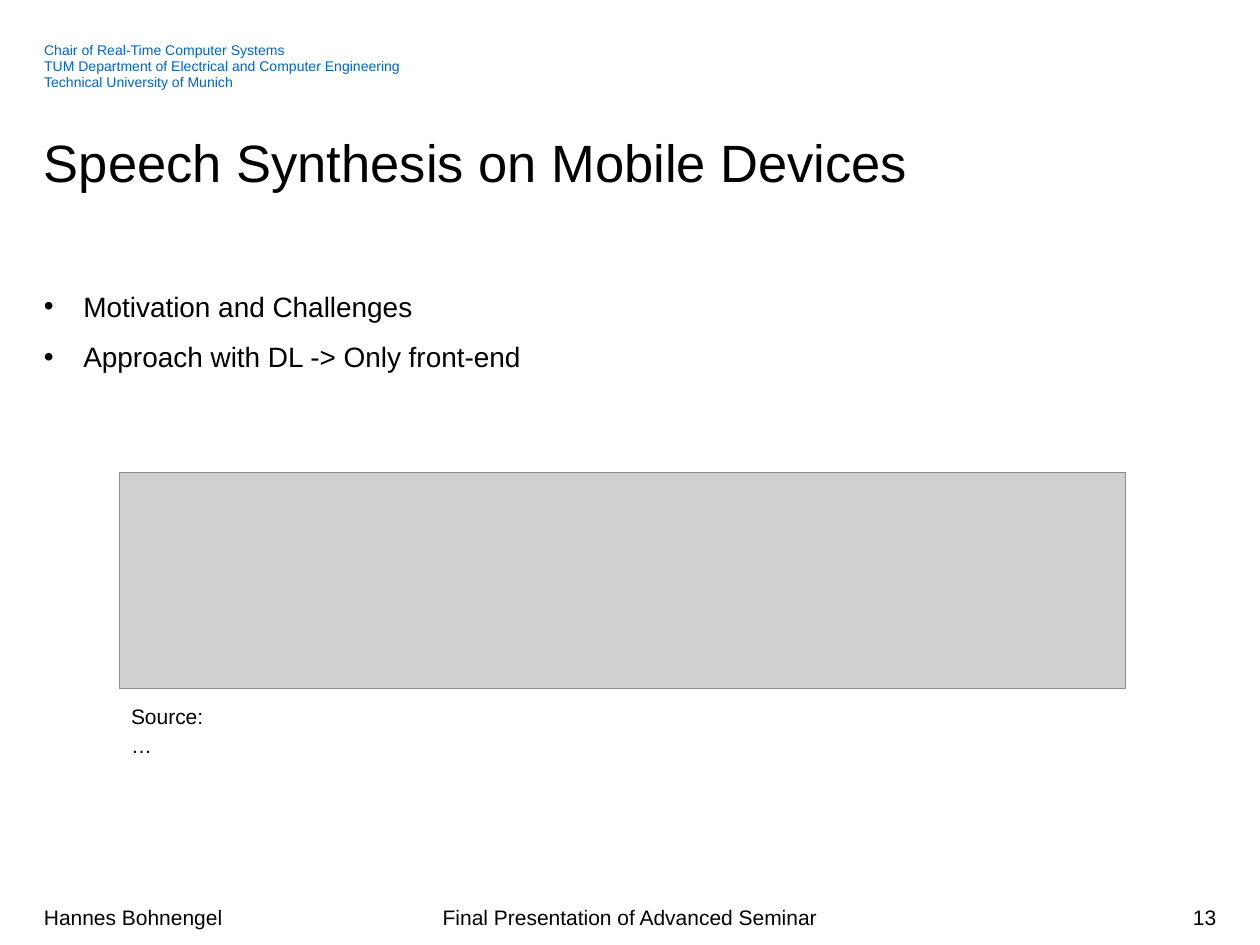
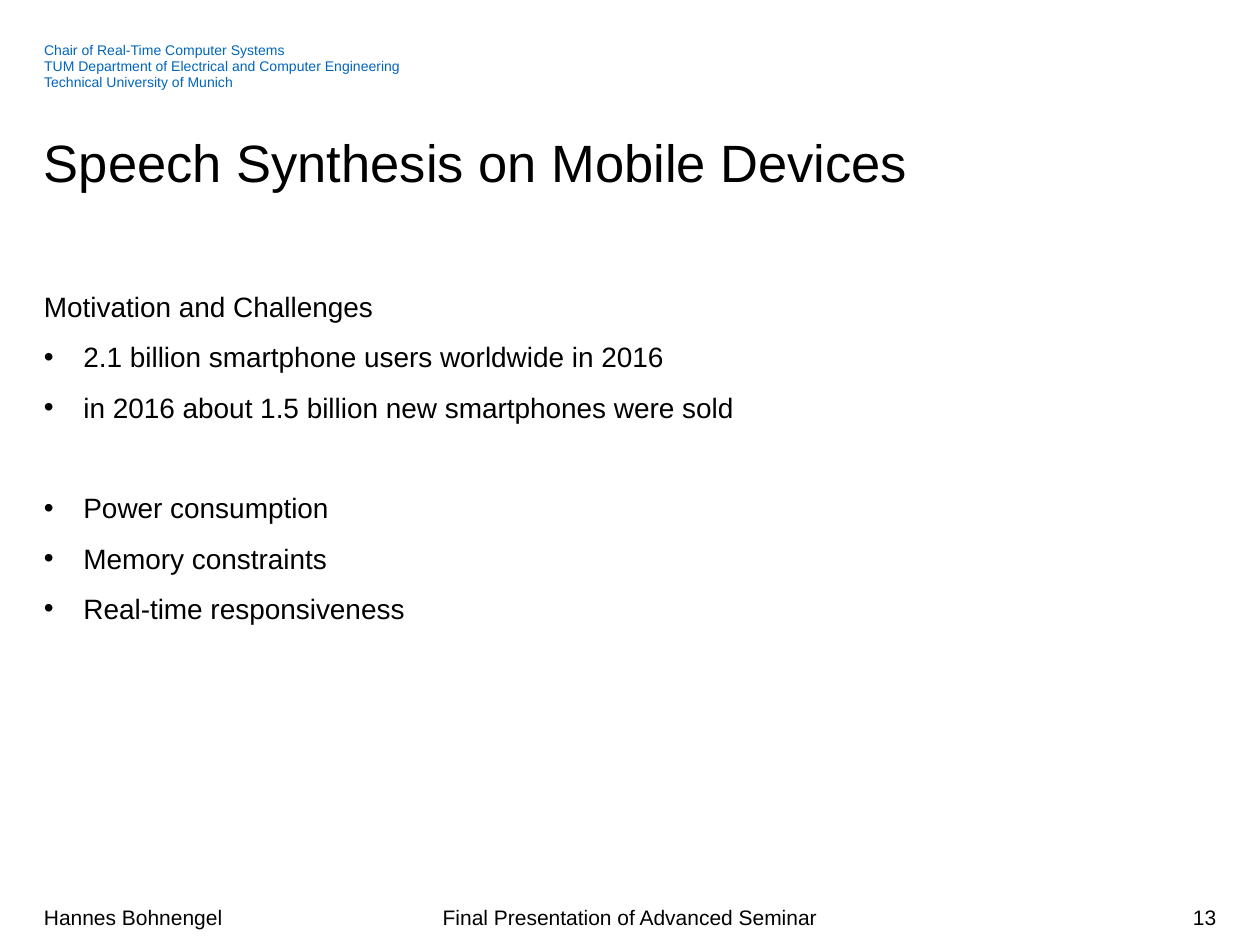
Before and after one commit to hannesb0/deeplearning, a slide deck: slide 13 of pres/Final_Presentation_V02.pptx. Drawn at 1260x945 pixels with LibreOffice and Linux fonts; fonts in the diff are those of the drawing; grey boxes stand for pictures; background and template pictures are left out. Boxes give left, top, right and bottom in pixels: in the first picture for what was removed or moved away, otherwise in the second. Text is boxed around its words. In the diff, an @@ line names an element or a change of style, - is before the commit and + after.

```diff
--- a/pres/Final_Presentation_V02.pptx
+++ b/pres/Final_Presentation_V02.pptx
@@ text at <box>44,296,373,322</box>: bullet • to none @@
@@ text at <box>83,346,733,624</box>: text changed @@
-• Approach with DL -> Only front-end
+• 2.1 billion smartphone users worldwide in 2016
+• in 2016 about 1.5 billion new smartphones were sold
+• Power consumption
+• Memory constraints
+• Real-time responsiveness
@@ picture removed at <box>120,472,1125,689</box> @@
@@ text removed at <box>131,709,203,725</box> @@
-Source: …
```
Also in this commit, not shown: 7 other slides changed, 2 slides added, 4 other files.
